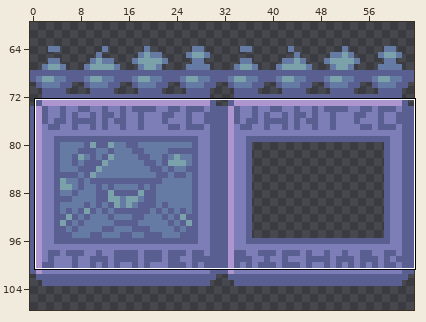
Sprite sheet: TowerOfDreams/sprites/sFloor1/layers/3339d908-18cb-4647-a599-30366de56362/05eddd53-f926-427d-bcc9-3e46fab5631f.png. Above, an overview of the earlier version with the close-up marked.
Close-up. Before the commit:
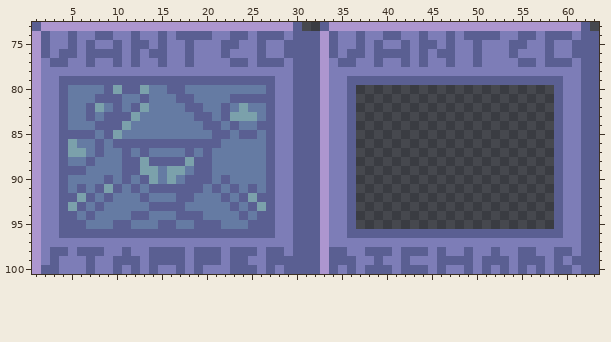
The file is 64x128 pixels. Shown: x 1..63, y 73..100. The wide view leaves out empty margins.
After:
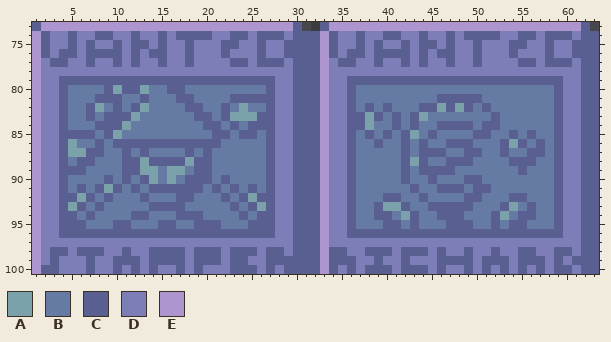
Palette (. is transparent): A #7ba1ab  B #657ba3  C #5a5f92  D #7d7db7  E #ad96cf
Difference:
y 80: x 37..58 ...................... -> BBBBBBBBBBBBBBBBBBBBBB
y 81: x 37..58 ...................... -> BBBBBBBBBCCCCCBBBBBBBB
y 82: x 37..58 ...................... -> BCBCBBBCCACACBCBBBBBBB
y 83: x 26 B -> C; x 37..58 ...................... -> CACBCBCABBBBBBBCBBBBBB
y 84: x 25 B -> C; x 37..58 ...................... -> CABBCBCBBCCCCBCCBBBBBB
y 85: x 37..58 ...................... -> BCBCBCABCBBBBCCBBCBCBB
y 86: x 37..58 ...................... -> BBCBBCBCBBCCCBBBCACBCB
y 87: x 7 B -> C; x 37..58 ...................... -> BBBBBCBCCCBBCCBBCBBCCB
y 88: x 6 B -> C; x 37..58 ...................... -> BBBBBCACBBCCCBBBBCCCBB
y 89: x 37..58 ...................... -> BBBBBCBCCCCBBBBBBBCBBB
y 90: x 37..58 ...................... -> BBBBBCBBCBBBCCBBBBBBBB
y 91: x 37..58 ...................... -> BBBBBBCBBCCCBCCBBBBBBB
y 92: x 37..58 ...................... -> BBBCCBBCBBBBCCBBBCCBBB
y 93: x 37..58 ...................... -> BBCAACBBCCCCCBBBCABCBB
y 94: x 37..58 ...................... -> BBCCBACBBCCCBBBCABCCBB
y 95: x 37..58 ...................... -> BBBCCBCBBBCCCBBCBCCBBB
